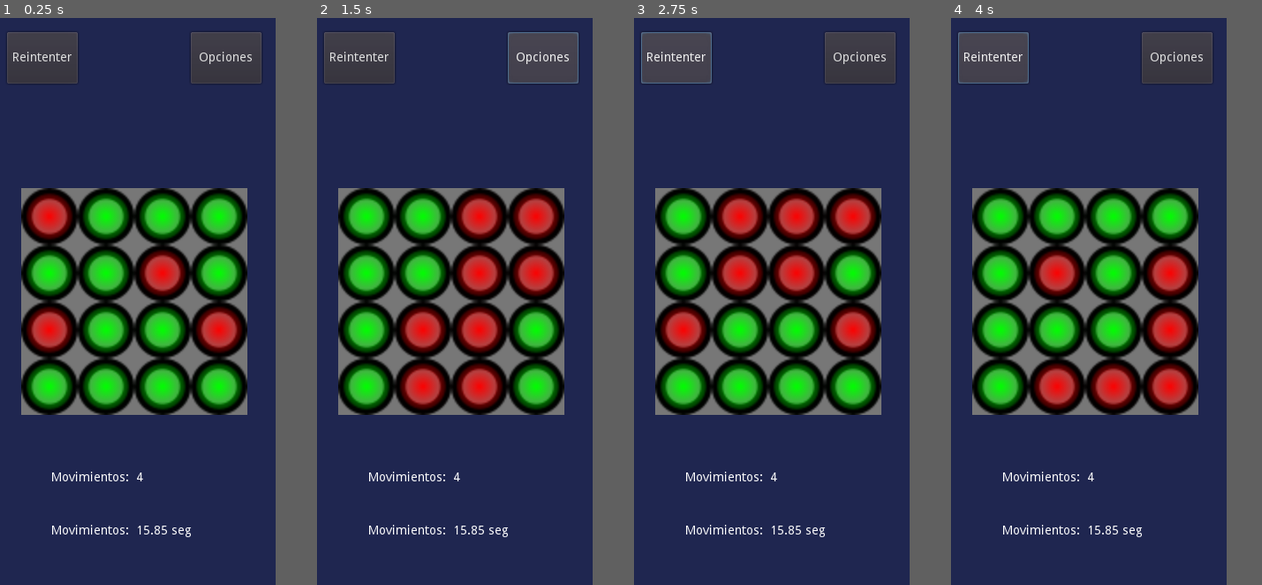
Above: before the commit, frames 1-4 (left to right).
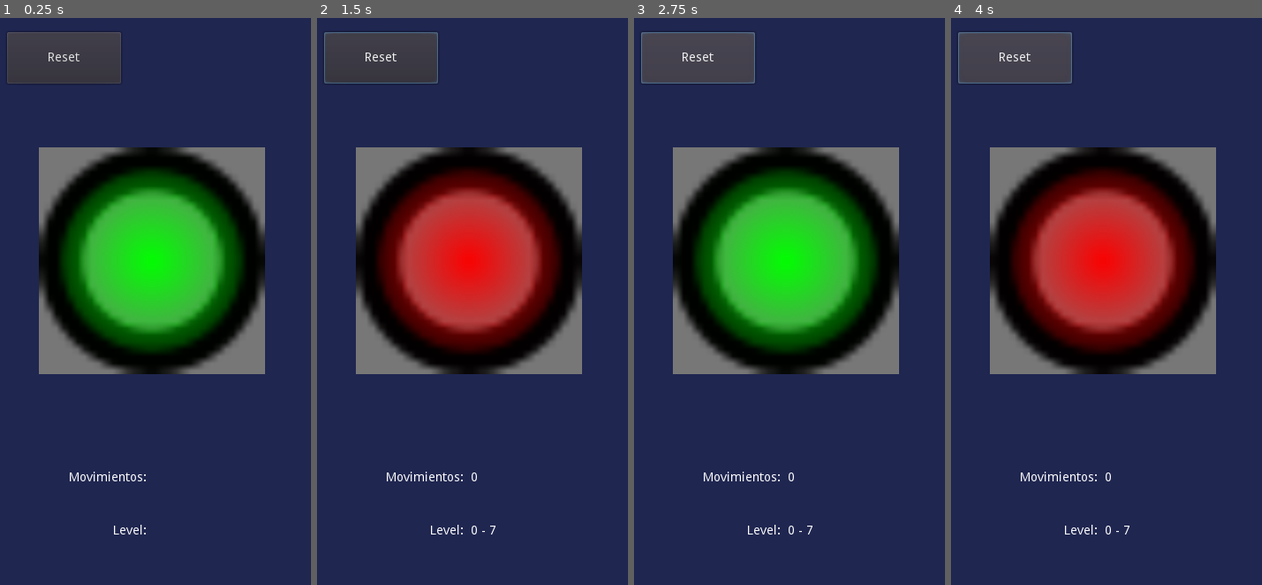
Above: after the commit, the same moments.

Repository: Jjony-dev/All-LEDS-Green
Game: Godot game, scene res://Game.tscn
The game is run twice, just before and just after one commit, with the same random seed, the same clock (stepped at 60 frames per second) and the same inputs.
Inputs (mouse positions are in pixels of both pictures, inside the frame that each line leads up to):
- Up to frame 1 (0.25 s): no input
- Up to frame 2 (1.5 s): click "Reintenter" (after the commit: "Reset") at 0.5 s; click (544, 57) at 1.25 s, where only the run before the commit has a clickable "Opciones"
- Up to frame 3 (2.75 s): click "Reintenter" (after the commit: "Reset") at 2 s
- Up to frame 4 (4 s): click "Reintenter" (after the commit: "Reset") at 2.75 s
In our replay, the window is 320x640 before the commit and 360x640 after it. These sizes can differ from the game's own. Grey fills any space a smaller window leaves; there, only what the larger window draws over its background counts as a difference.

The runs differ from the first frame. In frame 1, 37% of the frame differs, in the area x 4-86%, y 2-92%; in frame 2, 37%; in frame 3, 38%; in frame 4, 38%.

Commit message:
Agregado posibilidad de cambiar tablero durante la ejecucion

Diff:
--- a/Board/Board.gd
+++ b/Board/Board.gd
@@ -1,8 +1,15 @@
 extends Control
 
+signal level_completed(current_level)
+signal all_completed
+signal piece_touched(moves_amount)
+
+
+const MAX_BOARD_SIZE : = 7
 var Piece : = preload("res://Piece/Piece.tscn")
-export (int,3,6) var board_size : = 3
-export (int) var board_px_size : = 256
+export (int,3,7) var board_size : = 3 setget set_board_size
+export (int) var board_px_size : = 256 setget set_board_px_size
+var moves : int = 0 setget set_moves
 var scale_factor : float = 1.0
 var ready_match : bool = false
 var positions : Array = []
@@ -11,16 +18,43 @@
 onready var color_rect : = $ColorRect
 
 
-func _ready():
-	random = RandomNumberGenerator.new()
-	random.seed = 12345
+func set_moves(amount : int) -> void:
+	moves = amount
+	emit_signal("piece_touched", moves)
+
+
+func update_scale() -> void:
+	if board_size == 0:
+		return
 	scale_factor = board_px_size / float(board_size)
-	color_rect.rect_size = Vector2(board_px_size, board_px_size)
-	color_rect.rect_position = Vector2( -board_px_size / 2.0, -board_px_size / 2.0)
+
+func set_board_size(_new_size : int) -> void:
+	board_size = _new_size
+	update_scale()
 	init_board()
 
 
+func set_board_px_size(_new_px_size : int) -> void:
+	board_px_size = _new_px_size
+	update_scale()
+	if !is_inside_tree():
+		yield(self, "ready")
+	color_rect.rect_size = Vector2(board_px_size, board_px_size)
+	color_rect.rect_position = Vector2( -board_px_size / 2.0, -board_px_size / 2.0)
+
+
+func _ready():
+	random = RandomNumberGenerator.new()
+	random.randomize()
+	set_board_px_size(board_px_size)
+
+
 func init_board() -> void:
+	if !is_inside_tree():
+		yield(self, "ready")
+	positions.clear()
+	for n in color_rect.get_children():
+		n.queue_free()
 	for r in board_size:
 		positions.append([])
 		for c in board_size:
@@ -42,6 +76,8 @@
 				random.randi() % board_size)
 		positions[random_positon.x][random_positon.y]._on_Piece_pressed()
 	ready_match = true
+	if won():
+		start_match()
 
 
 func switch_neighbors(_piece : Node2D) -> void:
@@ -73,5 +109,11 @@
 
 func _Piece_on_Board_pressed(_piece : Node2D) -> void:
 	switch_neighbors(_piece)
-	if ready_match and won():
-		print("Congratulations!!!")
+	if ready_match:
+		set_moves(moves + 1)
+		if won():
+			if board_size < MAX_BOARD_SIZE:
+				emit_signal("level_completed", board_size)
+				set_board_size(board_size + 1)
+			else:
+				emit_signal("all_completed")
--- a/Board/Board.tscn
+++ b/Board/Board.tscn
@@ -4,7 +4,6 @@
 
 [node name="Board" type="Control"]
 script = ExtResource( 1 )
-board_px_size = 120
 
 [node name="ColorRect" type="ColorRect" parent="."]
 margin_left = -128.0
--- /dev/null
+++ b/Game.gd
@@ -0,0 +1,10 @@
+extends Node
+
+const Board : PackedScene = preload("res://Board/Board.tscn")
+onready var UI : = $GameHUD
+
+
+func _ready():
+	var board = Board.instance()
+	board.board_size = 1
+	UI.add_board(board)
--- a/Game.tscn
+++ b/Game.tscn
@@ -1,16 +1,9 @@
 [gd_scene load_steps=3 format=2]
 
-[ext_resource path="res://UI/HUD/GameHUD.tscn" type="PackedScene" id=1]
-[ext_resource path="res://Board/Board.tscn" type="PackedScene" id=2]
+[ext_resource path="res://Game.gd" type="Script" id=1]
+[ext_resource path="res://UI/HUD/GameHUD.tscn" type="PackedScene" id=2]
 
 [node name="Game" type="Node"]
+script = ExtResource( 1 )
 
-[node name="GameHUD" parent="." instance=ExtResource( 1 )]
-
-[node name="Board" parent="GameHUD" instance=ExtResource( 2 )]
-anchor_left = 0.5
-anchor_top = 0.5
-anchor_right = 0.5
-anchor_bottom = 0.5
-board_size = 4
-board_px_size = 256
+[node name="GameHUD" parent="." instance=ExtResource( 2 )]
--- /dev/null
+++ b/UI/HUD/GameHUD.gd
@@ -0,0 +1,35 @@
+extends Control
+
+var board : Control
+onready var game_container = $VBoxC/GameContainer/CenterC
+onready var level : = $VBoxC/InfoContainer/CenterC/HBoxC2/Level
+onready var moves : = $VBoxC/InfoContainer/CenterC/HBoxC/Moves
+onready var button_reset : = $VBoxC/ButtonsContainer/HBoxC/Reset
+onready var win_message : = $Win
+
+
+func add_board(_board : Control) -> void:
+	board = _board
+	game_container.add_child(board)
+	if board.connect("level_completed", self, "update_tag_level"):
+		print_debug("error connetion -> signal: level_completed")
+	if board.connect("piece_touched", self, "update_tag_moves"):
+		print_debug("error connetion -> signal: piece_touched")
+	if board.connect("all_completed", self, "show_win_message"):
+		print_debug("error connetion -> signal: all_completed")
+
+
+func update_tag_level(_level : int) -> void:
+	level.text = str(_level) + " - " + str(board.MAX_BOARD_SIZE)
+
+
+func update_tag_moves(_moves : int) -> void:
+	moves.text = str(_moves)
+
+func _on_Reset_pressed():
+	board.board_size = 1
+	board.moves = 0
+	update_tag_level(0)
+
+func show_win_message() -> void:
+	win_message.show_win(moves.text)
--- a/UI/HUD/GameHUD.tscn
+++ b/UI/HUD/GameHUD.tscn
@@ -1,14 +1,19 @@
-[gd_scene format=2]
+[gd_scene load_steps=3 format=2]
+
+[ext_resource path="res://UI/HUD/GameHUD.gd" type="Script" id=1]
+[ext_resource path="res://UI/HUD/WinMessage.tscn" type="PackedScene" id=2]
 
 [node name="GameHUD" type="Control"]
 anchor_right = 1.0
 anchor_bottom = 1.0
+script = ExtResource( 1 )
 
 [node name="VBoxC" type="VBoxContainer" parent="."]
+editor/display_folded = true
 anchor_right = 1.0
 anchor_bottom = 1.0
 
-[node name="MarginC" type="MarginContainer" parent="VBoxC"]
+[node name="ButtonsContainer" type="MarginContainer" parent="VBoxC"]
 margin_right = 320.0
 margin_bottom = 90.0
 size_flags_horizontal = 3
@@ -19,7 +24,7 @@
 custom_constants/margin_left = 16
 custom_constants/margin_bottom = 16
 
-[node name="HBoxC" type="HBoxContainer" parent="VBoxC/MarginC"]
+[node name="HBoxC" type="HBoxContainer" parent="VBoxC/ButtonsContainer"]
 margin_left = 16.0
 margin_top = 16.0
 margin_right = 304.0
@@ -27,27 +32,20 @@
 size_flags_horizontal = 3
 size_flags_vertical = 3
 
-[node name="Reset" type="Button" parent="VBoxC/MarginC/HBoxC"]
-margin_right = 80.0
+[node name="Reset" type="Button" parent="VBoxC/ButtonsContainer/HBoxC"]
+margin_right = 113.0
 margin_bottom = 58.0
 size_flags_horizontal = 3
-text = "Reintenter"
+text = "Reset"
 
-[node name="Space" type="Control" parent="VBoxC/MarginC/HBoxC"]
-margin_left = 84.0
-margin_right = 204.0
+[node name="Space" type="Control" parent="VBoxC/ButtonsContainer/HBoxC"]
+margin_left = 117.0
+margin_right = 288.0
 margin_bottom = 58.0
 size_flags_horizontal = 3
 size_flags_stretch_ratio = 1.5
 
-[node name="Options" type="Button" parent="VBoxC/MarginC/HBoxC"]
-margin_left = 208.0
-margin_right = 288.0
-margin_bottom = 58.0
-size_flags_horizontal = 3
-text = "Opciones"
-
-[node name="MarginC2" type="MarginContainer" parent="VBoxC"]
+[node name="GameContainer" type="MarginContainer" parent="VBoxC"]
 margin_top = 94.0
 margin_right = 320.0
 margin_bottom = 455.0
@@ -55,7 +53,11 @@
 size_flags_vertical = 3
 size_flags_stretch_ratio = 2.0
 
-[node name="MarginC3" type="MarginContainer" parent="VBoxC"]
+[node name="CenterC" type="CenterContainer" parent="VBoxC/GameContainer"]
+margin_right = 320.0
+margin_bottom = 361.0
+
+[node name="InfoContainer" type="MarginContainer" parent="VBoxC"]
 margin_top = 459.0
 margin_right = 320.0
 margin_bottom = 640.0
@@ -66,19 +68,19 @@
 custom_constants/margin_left = 32
 custom_constants/margin_bottom = 32
 
-[node name="CenterC" type="VBoxContainer" parent="VBoxC/MarginC3"]
+[node name="CenterC" type="VBoxContainer" parent="VBoxC/InfoContainer"]
 margin_left = 32.0
 margin_top = 32.0
 margin_right = 288.0
 margin_bottom = 149.0
 
-[node name="HBoxC" type="HBoxContainer" parent="VBoxC/MarginC3/CenterC"]
+[node name="HBoxC" type="HBoxContainer" parent="VBoxC/InfoContainer/CenterC"]
 margin_right = 256.0
 margin_bottom = 56.0
 size_flags_horizontal = 3
 size_flags_vertical = 3
 
-[node name="TagMoves" type="Label" parent="VBoxC/MarginC3/CenterC/HBoxC"]
+[node name="TagMoves" type="Label" parent="VBoxC/InfoContainer/CenterC/HBoxC"]
 margin_top = 21.0
 margin_right = 126.0
 margin_bottom = 35.0
@@ -86,33 +88,35 @@
 text = "Movimientos: "
 align = 2
 
-[node name="Moves" type="Label" parent="VBoxC/MarginC3/CenterC/HBoxC"]
+[node name="Moves" type="Label" parent="VBoxC/InfoContainer/CenterC/HBoxC"]
 margin_left = 130.0
 margin_top = 21.0
 margin_right = 256.0
 margin_bottom = 35.0
 size_flags_horizontal = 3
-text = "4"
 
-[node name="HBoxC2" type="HBoxContainer" parent="VBoxC/MarginC3/CenterC"]
+[node name="HBoxC2" type="HBoxContainer" parent="VBoxC/InfoContainer/CenterC"]
 margin_top = 60.0
 margin_right = 256.0
 margin_bottom = 117.0
 size_flags_horizontal = 3
 size_flags_vertical = 3
 
-[node name="TagTime" type="Label" parent="VBoxC/MarginC3/CenterC/HBoxC2"]
+[node name="TagLevel" type="Label" parent="VBoxC/InfoContainer/CenterC/HBoxC2"]
 margin_top = 21.0
 margin_right = 126.0
 margin_bottom = 35.0
 size_flags_horizontal = 3
-text = "Movimientos: "
+text = "Level: "
 align = 2
 
-[node name="Time" type="Label" parent="VBoxC/MarginC3/CenterC/HBoxC2"]
+[node name="Level" type="Label" parent="VBoxC/InfoContainer/CenterC/HBoxC2"]
 margin_left = 130.0
 margin_top = 21.0
 margin_right = 256.0
 margin_bottom = 35.0
 size_flags_horizontal = 3
-text = "15.85 seg"
+
+[node name="Win" parent="." instance=ExtResource( 2 )]
+visible = false
+[connection signal="pressed" from="VBoxC/ButtonsContainer/HBoxC/Reset" to="." method="_on_Reset_pressed"]
--- /dev/null
+++ b/UI/HUD/WinMessage.gd
@@ -0,0 +1,7 @@
+extends PanelContainer
+
+onready var total_moves : = $MarginContainer/VBoxContainer/TotalMoves
+
+func show_win(_moves: String) -> void:
+	total_moves.text += _moves
+	show()
--- /dev/null
+++ b/UI/HUD/WinMessage.tscn
@@ -0,0 +1,44 @@
+[gd_scene load_steps=2 format=2]
+
+[ext_resource path="res://UI/HUD/WinMessage.gd" type="Script" id=1]
+
+[node name="Win" type="PanelContainer"]
+anchor_right = 1.0
+anchor_bottom = 1.0
+script = ExtResource( 1 )
+
+[node name="MarginContainer" type="MarginContainer" parent="."]
+margin_left = 7.0
+margin_top = 7.0
+margin_right = 313.0
+margin_bottom = 633.0
+custom_constants/margin_right = 32
+custom_constants/margin_top = 32
+custom_constants/margin_left = 32
+custom_constants/margin_bottom = 32
+
+[node name="VBoxContainer" type="VBoxContainer" parent="MarginContainer"]
+margin_left = 32.0
+margin_top = 32.0
+margin_right = 274.0
+margin_bottom = 594.0
+
+[node name="Message" type="Label" parent="MarginContainer/VBoxContainer"]
+margin_top = 207.0
+margin_right = 242.0
+margin_bottom = 221.0
+size_flags_horizontal = 3
+size_flags_vertical = 6
+text = "Game Complete!"
+align = 1
+autowrap = true
+
+[node name="TotalMoves" type="Label" parent="MarginContainer/VBoxContainer"]
+margin_top = 433.0
+margin_right = 242.0
+margin_bottom = 447.0
+size_flags_vertical = 2
+size_flags_stretch_ratio = 0.3
+text = "Total Moves :"
+align = 1
+autowrap = true
--- a/project.godot
+++ b/project.godot
@@ -21,7 +21,7 @@
 
 [display]
 
-window/size/width=320
+window/size/width=360
 window/size/height=640
 window/handheld/orientation="portrait"
 window/stretch/mode="2d"
